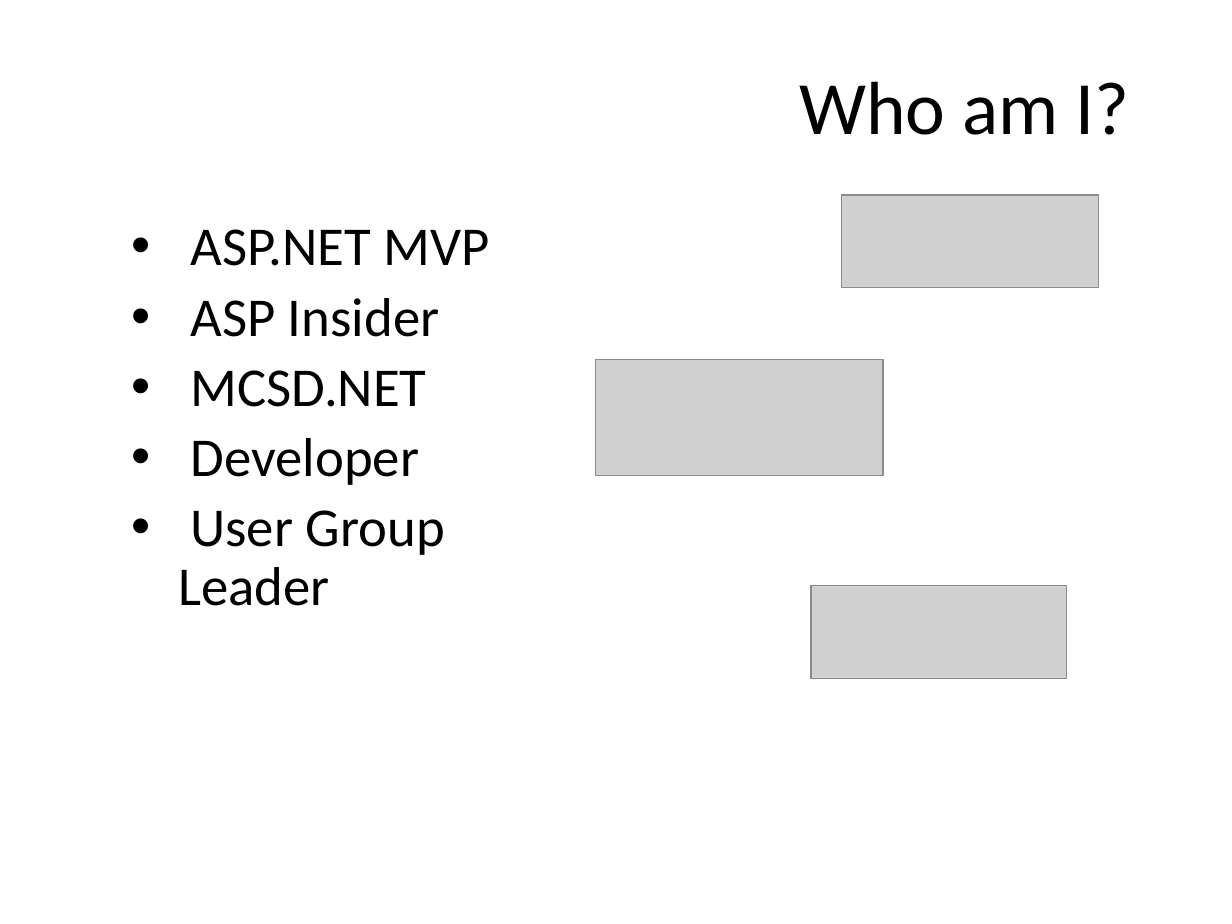
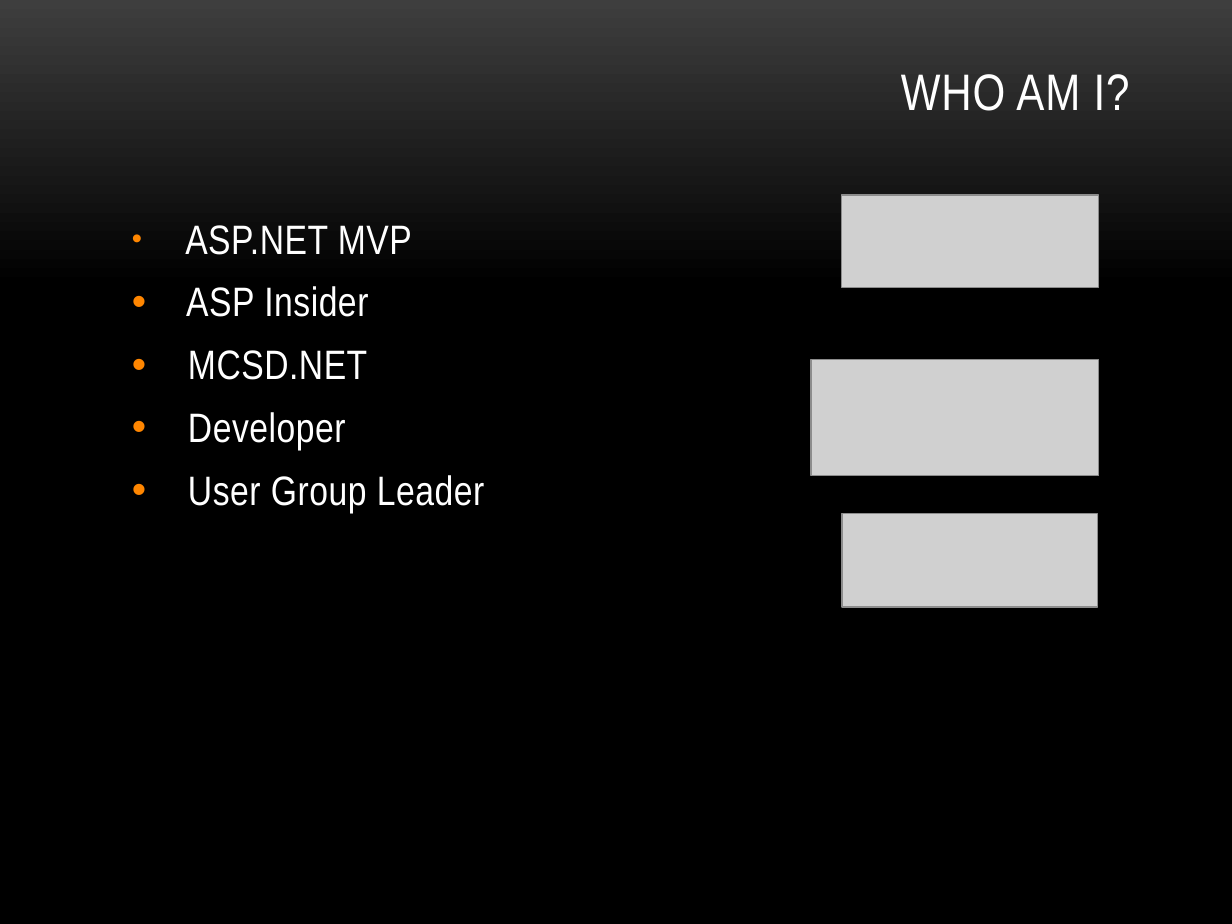
Before and after one commit to lozanotek/zenofmvc, a slide deck: slide 5 of slides/aspnet_mvc_zen.pptx (slide 4 before the commit). Drawn at 1232x924 pixels with LibreOffice and Linux fonts; fonts in the diff are those of the drawing; grey boxes stand for pictures; background and template pictures are left out. Boxes give left, top, right and bottom in pixels: in the first picture for what was removed or moved away, otherwise in the second. Text is boxed around its words. In the diff, an @@ line names an element or a change of style, - is before the commit and + after.

```diff
--- a/slides/aspnet_mvc_zen.pptx
+++ b/slides/aspnet_mvc_zen.pptx
@@ background #FFFFFF to picture (left out) @@
@@ title at box(901, 74, 1130, 111): text changed; size 44 to 30 pt; font Calibri to Arial Narrow; text colour #000000 to #FFFFFF @@
-Who am I?
+WHO AM I?
@@ text "ASP.NET MVP" at box(185, 225, 484, 512): size 32 to 24 pt, font Calibri to Arial Narrow, text colour #000000 to #FFFFFF, letter spacing 0 to 0.3 pt; more space between paragraphs @@
@@ picture: place and size @@
-picture at box(595, 360, 882, 476)
+picture at box(811, 360, 1098, 476)
@@ picture: place and size @@
-picture at box(811, 585, 1066, 679)
+picture at box(841, 514, 1096, 607)
```
Also in this commit, not shown: 23 other slides changed, 4 slides added, 6 slides removed, 36 other files.
